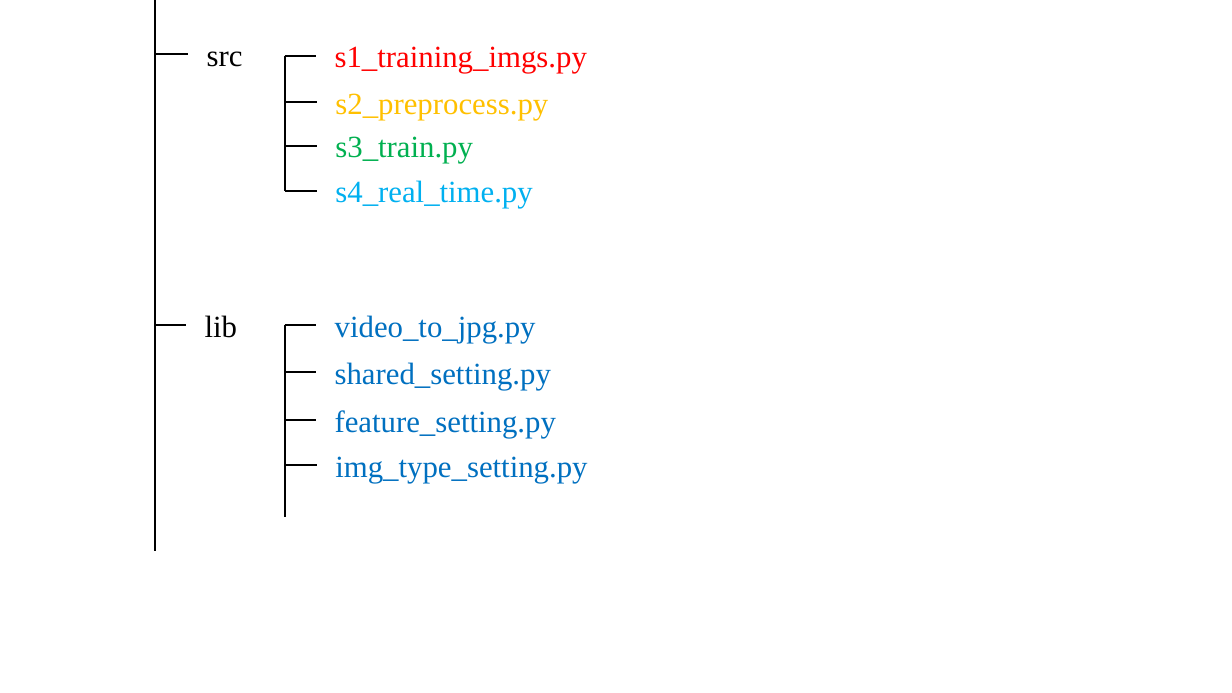
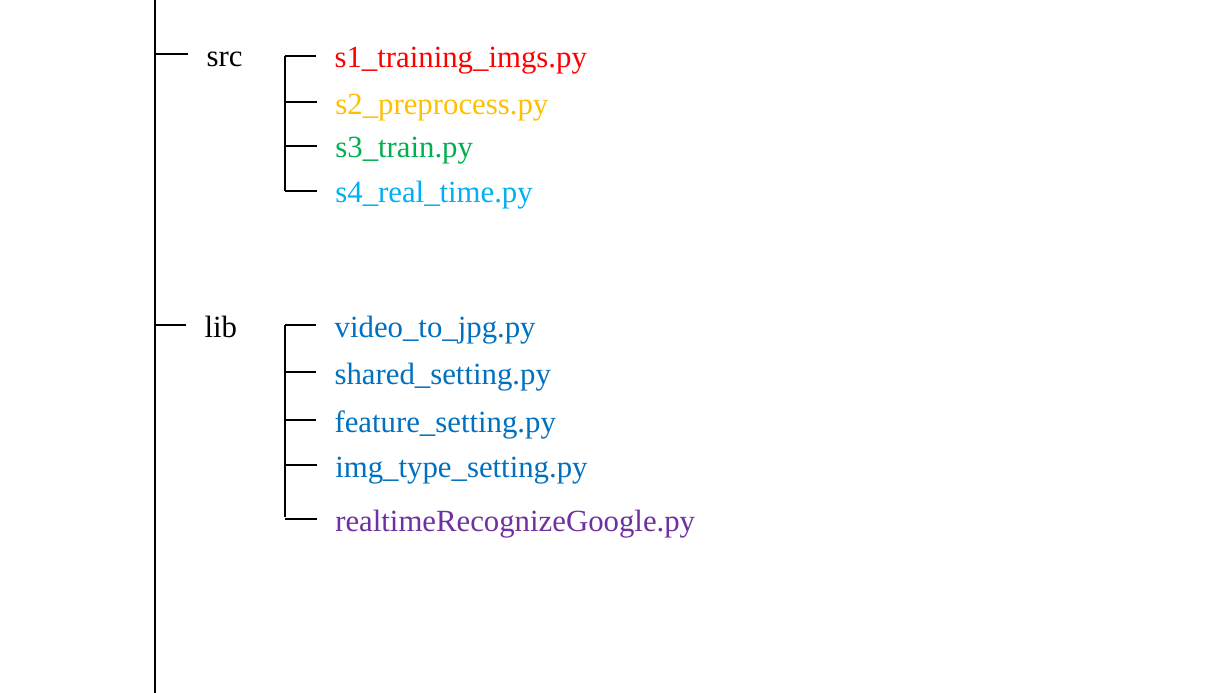
Before and after one commit to Luno82o/FinalProject-Impossible, a slide deck: slide 5 of tfpose-realtime2/結構.pptx (slide 4 before the commit). Drawn at 1232x693 pixels with LibreOffice and Linux fonts; fonts in the diff are those of the drawing. Boxes give left, top, right and bottom in pixels: in the first picture for what was removed or moved away, otherwise in the second. Text is boxed around its words. In the diff, an @@ line names an element or a change of style, - is before the commit and + after.

```diff
--- a/tfpose-realtime2/結構.pptx
+++ b/tfpose-realtime2/結構.pptx
@@ line moved from (154, 0) - (154, 551) to (154, 0) - (154, 693) @@
@@ text added at (x1=335, y1=509, x2=695, y2=537), 24 pt, text #7030A0 @@
+realtimeRecognizeGoogle.py
@@ line added from (286, 519) to (317, 519), #000000 1.5 pt @@
```
Also in this commit, not shown: 5 other slides changed, 5 slides added, 28 other files.
